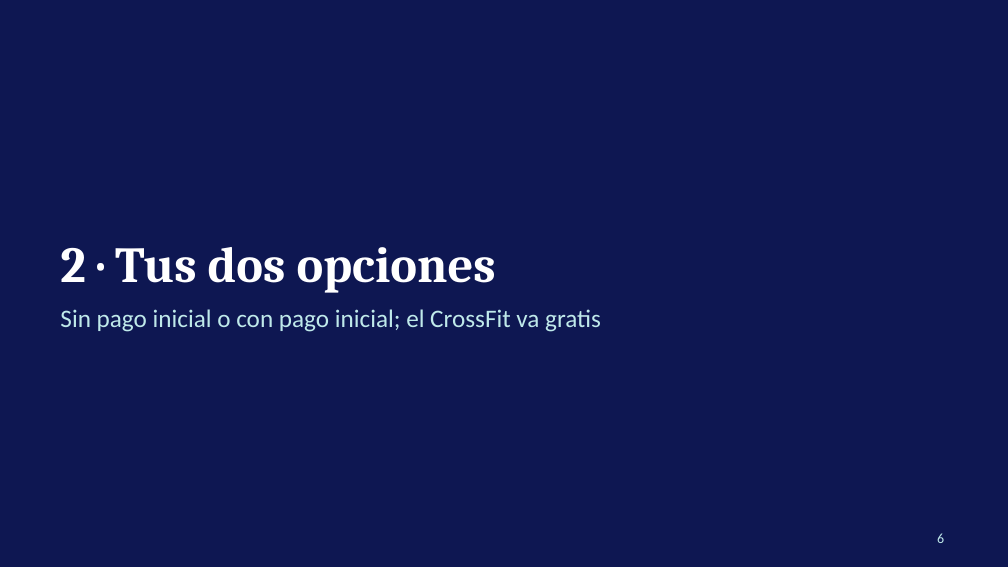
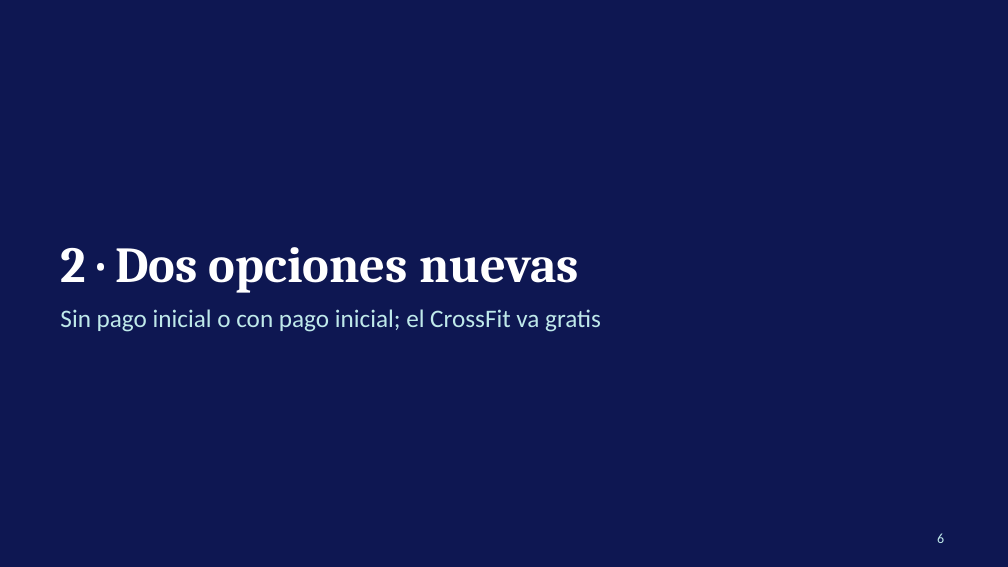
Before and after one commit to josedanielgt1/azullab, a slide deck: slide 6 of propuesta/Precios Grupo Azullab.pptx. Drawn at 1008x567 pixels with LibreOffice and Linux fonts; fonts in the diff are those of the drawing. Boxes give left, top, right and bottom in pixels: in the first picture for what was removed or moved away, otherwise in the second. Text is boxed around its words. In the diff, an @@ line names an element or a change of style, - is before the commit and + after.

```diff
--- a/propuesta/Precios Grupo Azullab.pptx
+++ b/propuesta/Precios Grupo Azullab.pptx
@@ title at bbox=[60, 247, 579, 293]: text changed @@
-2 · Tus dos opciones
+2 · Dos opciones nuevas
```
Also in this commit, not shown: 4 other slides changed, 5 slides added.
